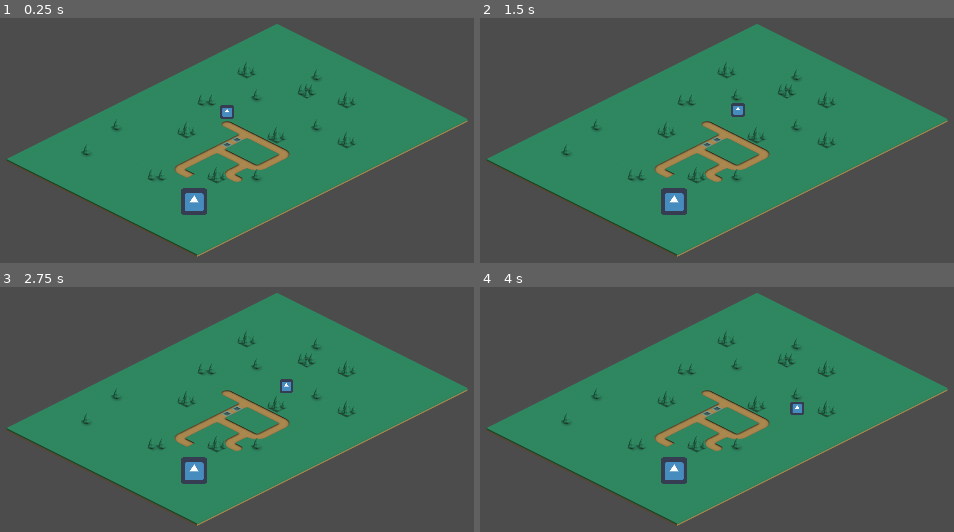
Above: before the commit, frames 1-4 (two rows, left to right).
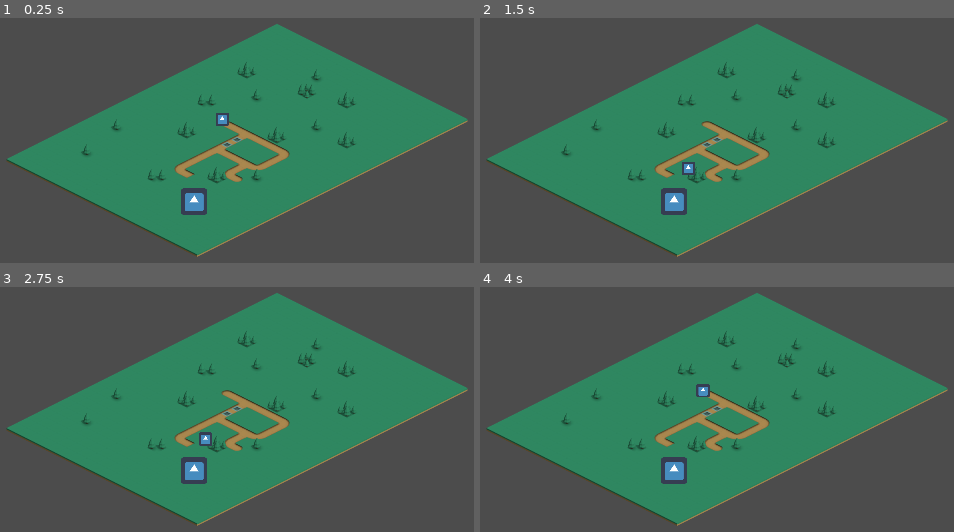
Above: after the commit, the same moments.

Repository: rayosdev/Doorigin
Game: Godot game, scene res://Main.tscn
Two runs of this game, one before a commit and one after it. Both use one fixed random seed, a clock stepped at 60 frames per second and the inputs below. The engine's default icon, where the game draws it, is replaced by a stand-in: a white triangle on a blue panel in a dark square.
Inputs (mouse positions are in pixels of both pictures, inside the frame that each line leads up to):
- Up to frame 1 (0.25 s): no input
- Up to frame 2 (1.5 s): move the mouse to (882, 89) at 0.52 s; hold D (move_right) 0.53-1.28 s; tap Space (place_tower) at 0.6 s; click (882, 89) at 0.67 s; move the mouse to (546, 135) at 1.27 s; hold S (move_down) from 1.28 s (still down); tap F (settle_base) at 1.35 s; click (546, 135) at 1.42 s
- Up to frame 3 (2.75 s): tap Enter at 2 s; move the mouse to (outside the picture) at 2.02 s; release S (move_down) at 2.03 s; hold D (move_right) from 2.03 s (still down); tap Space (place_tower) at 2.1 s; click (outside the picture) at 2.17 s
- Up to frame 4 (4 s): move the mouse to (664, 470) at 2.77 s; release D (move_right) at 2.78 s; hold W (move_up) 2.78-3.53 s; tap F (settle_base) at 2.85 s; click (664, 470) at 2.92 s; move the mouse to (949, 448) at 3.52 s; hold A (move_left) from 3.53 s (still down); tap Space (place_tower) at 3.6 s; click (949, 448) at 3.67 s

The runs differ from the first frame. In frame 1, 0.3% of the frame differs, in the area x 45-50%, y 35-45%; in frame 2, 0.3%, in the area x 42-56%, y 34-65%; in frame 3, 0.3%; in frame 4, 0.3%.

Commit message:
changes to pathing

Diff:
--- a/Enemy.gd
+++ b/Enemy.gd
@@ -10,18 +10,16 @@
 var last_move_velocity = Vector2.ZERO
 var move_direction = Vector2.ZERO
 var did_arrive = false
+var original_position
 var player
+onready var pursue_timer = $Timer
+
 
 func _ready():
 	# ensure villagers are initially set to their origin
-	set_target_location(position)
-
-func _unhandled_input(event):
-	if not event is InputEventMouseButton:
-		return
-	if event.button_index != BUTTON_LEFT or not event.pressed:
-		return
-	set_target_location(event.global_position)
+	original_position = position
+	player = get_parent().find_node("Player")
+	set_target_location(player.global_position)
 
 func set_target_location(target:Vector2) -> void:
 	did_arrive = false
@@ -40,3 +38,15 @@
 
 func _arrived_at_location() -> bool:
 	return navigation_agent.is_navigation_finished()
+
+func on_root_hurt():
+	navigation_agent.set_target_location(original_position)
+	pursue_timer.start()
+
+
+func _on_Area2D_area_entered(area):
+	on_root_hurt()
+
+
+func _on_Timer_timeout():
+	navigation_agent.set_target_location(player.position)
--- a/Main.tscn
+++ b/Main.tscn
@@ -7,10 +7,14 @@
 
 [sub_resource type="CircleShape2D" id=1]
 
+[sub_resource type="CircleShape2D" id=3]
+
 [sub_resource type="NavigationPolygon" id=2]
 vertices = PoolVector2Array( 86, 167, 578, 17, -70, 342, 61, 179, 122, -213, 60, 155, -527, 112, 36, 167 )
 polygons = [ PoolIntArray( 0, 1, 2, 3 ), PoolIntArray( 4, 1, 0, 5 ), PoolIntArray( 2, 6, 4, 7 ), PoolIntArray( 7, 3, 2 ), PoolIntArray( 7, 4, 5 ) ]
 outlines = [ PoolVector2Array( -527, 112, 122, -213, 578, 17, -70, 342 ), PoolVector2Array( 36, 167, 60, 155, 86, 167, 61, 179 ) ]
+
+[sub_resource type="CircleShape2D" id=4]
 
 [node name="Main" type="Node2D"]
 
@@ -72,6 +76,16 @@
 scale = Vector2( 0.5, 0.5 )
 texture = ExtResource( 5 )
 
+[node name="Area2D" type="Area2D" parent="Enemy"]
+collision_layer = 0
+
+[node name="CollisionShape2D" type="CollisionShape2D" parent="Enemy/Area2D"]
+shape = SubResource( 3 )
+
+[node name="Timer" type="Timer" parent="Enemy"]
+wait_time = 3.0
+autostart = true
+
 [node name="NavigationPolygonInstance" type="NavigationPolygonInstance" parent="."]
 position = Vector2( 11, -5 )
 navpoly = SubResource( 2 )
@@ -81,3 +95,12 @@
 
 [node name="Sprite" type="Sprite" parent="Player"]
 texture = ExtResource( 5 )
+
+[node name="Area2D" type="Area2D" parent="Player"]
+collision_mask = 0
+
+[node name="CollisionShape2D" type="CollisionShape2D" parent="Player/Area2D"]
+shape = SubResource( 4 )
+
+[connection signal="area_entered" from="Enemy/Area2D" to="Enemy" method="_on_Area2D_area_entered"]
+[connection signal="timeout" from="Enemy/Timer" to="Enemy" method="_on_Timer_timeout"]
Not shown: 1 places in Main.tscn that only renumber resources
